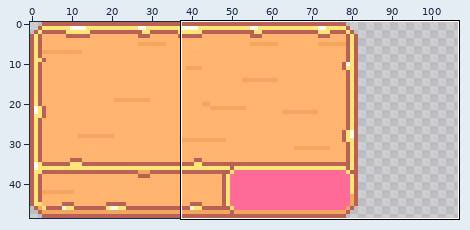
Sprite sheet -- resource/Shop_Panel_Decr.png. Above: a wide view before the commit, with the close-up outlined.
Close-up. As it was:
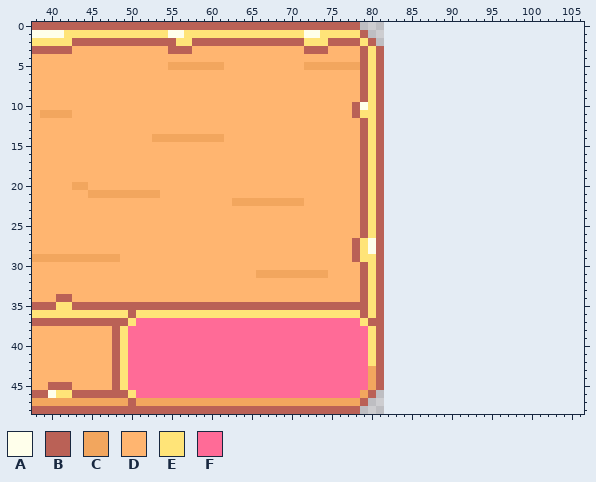
The file is 82x49 pixels. Shown: x 38..106, y 0..48. The old version is drawn lined up with the new one, on the new canvas.
Palette (. is transparent): A #ffffeb  B #ba6156  C #f2a65e  D #ffb570  E #ffe478  F #ff6b97
Pixels before (only the part around the change), first column x 41:
 0 BBBBBBBBBBBBBBBBBBBBBBBBBBBBBBBBBBBBBB............................
 1 AEEEEEEEEEEEEEAAEEEEEEEEEEEEEEEAAEEEEEB...........................
 2 EEBBBBBBBBBBBBBEEBBBBBBBBBBBBBBEEEBBBBEB..........................
 3 BBDDDDDDDDDDDDBBBDDDDDDDDDDDDDDBBBDDDDBEB.........................
 4 DDDDDDDDDDDDDDDDDDDDDDDDDDDDDDDDDDDDDDBEB.........................
 5 DDDDDDDDDDDDDDCCCCCCCDDDDDDDDDDCCCCCCCBEB.........................
 6 DDDDDDDDDDDDDDDDDDDDDDDDDDDDDDDDDDDDDDBEB.........................
 7 DDDDDDDDDDDDDDDDDDDDDDDDDDDDDDDDDDDDDDBEB.........................
 8 DDDDDDDDDDDDDDDDDDDDDDDDDDDDDDDDDDDDDDBEB.........................
 9 DDDDDDDDDDDDDDDDDDDDDDDDDDDDDDDDDDDDDDBEB.........................
10 DDDDDDDDDDDDDDDDDDDDDDDDDDDDDDDDDDDDDBAEB.........................
11 CCDDDDDDDDDDDDDDDDDDDDDDDDDDDDDDDDDDDBEEB.........................
12 DDDDDDDDDDDDDDDDDDDDDDDDDDDDDDDDDDDDDDBEB.........................
13 DDDDDDDDDDDDDDDDDDDDDDDDDDDDDDDDDDDDDDBEB.........................
14 DDDDDDDDDDDDCCCCCCCCCDDDDDDDDDDDDDDDDDBEB.........................
15 DDDDDDDDDDDDDDDDDDDDDDDDDDDDDDDDDDDDDDBEB.........................
16 DDDDDDDDDDDDDDDDDDDDDDDDDDDDDDDDDDDDDDBEB.........................
17 DDDDDDDDDDDDDDDDDDDDDDDDDDDDDDDDDDDDDDBEB.........................
18 DDDDDDDDDDDDDDDDDDDDDDDDDDDDDDDDDDDDDDBEB.........................
19 DDDDDDDDDDDDDDDDDDDDDDDDDDDDDDDDDDDDDDBEB.........................
20 DDCCDDDDDDDDDDDDDDDDDDDDDDDDDDDDDDDDDDBEB.........................
21 DDDDCCCCCCCCCDDDDDDDDDDDDDDDDDDDDDDDDDBEB.........................
22 DDDDDDDDDDDDDDDDDDDDDDCCCCCCCCCDDDDDDDBEB.........................
23 DDDDDDDDDDDDDDDDDDDDDDDDDDDDDDDDDDDDDDBEB.........................
24 DDDDDDDDDDDDDDDDDDDDDDDDDDDDDDDDDDDDDDBEB.........................
25 DDDDDDDDDDDDDDDDDDDDDDDDDDDDDDDDDDDDDDBEB.........................
26 DDDDDDDDDDDDDDDDDDDDDDDDDDDDDDDDDDDDDDBEB.........................
27 DDDDDDDDDDDDDDDDDDDDDDDDDDDDDDDDDDDDDBEAB.........................
28 DDDDDDDDDDDDDDDDDDDDDDDDDDDDDDDDDDDDDBEAB.........................
29 CCCCCCCCDDDDDDDDDDDDDDDDDDDDDDDDDDDDDBEEB.........................
30 DDDDDDDDDDDDDDDDDDDDDDDDDDDDDDDDDDDDDDBEB.........................
31 DDDDDDDDDDDDDDDDDDDDDDDDDCCCCCCCCCDDDDBEB.........................
32 DDDDDDDDDDDDDDDDDDDDDDDDDDDDDDDDDDDDDDBEB.........................
33 DDDDDDDDDDDDDDDDDDDDDDDDDDDDDDDDDDDDDDBEB.........................
34 BBDDDDDDDDDDDDDDDDDDDDDDDDDDDDDDDDDDDDBEB.........................
35 EEBBBBBBBBBBBBBBBBBBBBBBBBBBBBBBBBBBBBBEB.........................
36 EEEEEEEEEBEEEEEEEEEEEEEEEEEEEEEEEEEEEEBEB.........................
37 BBBBBBBBBEFFFFFFFFFFFFFFFFFFFFFFFFFFFFEBB.........................
38 DDDDDDDBEFFFFFFFFFFFFFFFFFFFFFFFFFFFFFFEB.........................
39 DDDDDDDBEFFFFFFFFFFFFFFFFFFFFFFFFFFFFFFEB.........................
40 DDDDDDDBEFFFFFFFFFFFFFFFFFFFFFFFFFFFFFFEB.........................
41 DDDDDDDBEFFFFFFFFFFFFFFFFFFFFFFFFFFFFFFEB.........................
42 DDDDDDDBEFFFFFFFFFFFFFFFFFFFFFFFFFFFFFFEB.........................
43 DDDDDDDBEFFFFFFFFFFFFFFFFFFFFFFFFFFFFFFCB.........................
44 DDDDDDDBEFFFFFFFFFFFFFFFFFFFFFFFFFFFFFFCB.........................
45 BBDDDDDBEFFFFFFFFFFFFFFFFFFFFFFFFFFFFFFCB.........................
46 EEBBBBBBBEFFFFFFFFFFFFFFFFFFFFFFFFFFFFCB..........................
47 CCCCCCCCCBCCCCCCCCCCCCCCCCCCCCCCCCCCCCB...........................
48 BBBBBBBBBBBBBBBBBBBBBBBBBBBBBBBBBBBBBB............................
The result:
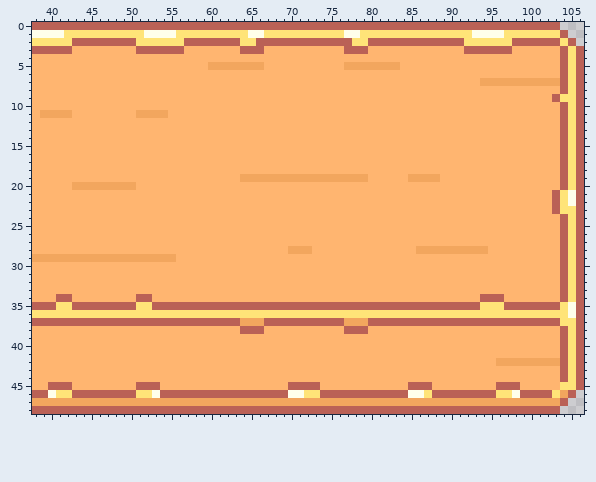
Changes in this commit:
canvas 82x49 -> 107x49
Changed rows in their new state; - is an unchanged pixel.
first column x 45:
 0 ----------------------------------BBBBBBBBBBBBBBBBBBBBBBBBB---
 1 -------AAA-E--------AA-----EE---AAEEEEEEEEEEEEEEAAAAEEEEEEEB--
 2 ------EEEEE-B------EE------BBB---E--BBBBBBBBBBBEEEEEEBBBBBBEB-
 3 ------BBBB--D------BBB-----DDD--BB-DDDDDDDDDDDDBBBBBBDDDDDDBEB
 4 ----------------------------------DDDDDDDDDDDDDDDDDDDDDDDDDBEB
 5 ----------DDDDD--CCCCC-----DDDDD--CCCCCDDDDDDDDDDDDDDDDDDDDBEB
 6 ----------------------------------DDDDDDDDDDDDDDDDDDDDDDDDDBEB
 7 ----------------------------------DDDDDDDDDDDDDDDCCCCCCCCCCBEB
 8 ----------------------------------DDDDDDDDDDDDDDDDDDDDDDDDDBEB
 9 ----------------------------------DDDDDDDDDDDDDDDDDDDDDDDDBEEB
10 ---------------------------------DDDDDDDDDDDDDDDDDDDDDDDDDDBEB
11 ------CCCC-----------------------DDDDDDDDDDDDDDDDDDDDDDDDDDBEB
12 ----------------------------------DDDDDDDDDDDDDDDDDDDDDDDDDBEB
13 ----------------------------------DDDDDDDDDDDDDDDDDDDDDDDDDBEB
14 --------DDDDDDDDD-----------------DDDDDDDDDDDDDDDDDDDDDDDDDBEB
15 ----------------------------------DDDDDDDDDDDDDDDDDDDDDDDDDBEB
16 ----------------------------------DDDDDDDDDDDDDDDDDDDDDDDDDBEB
17 ----------------------------------DDDDDDDDDDDDDDDDDDDDDDDDDBEB
18 ----------------------------------DDDDDDDDDDDDDDDDDDDDDDDDDBEB
19 -------------------CCCCCCCCCCCCCCCCDDDDDCCCCDDDDDDDDDDDDDDDBEB
20 CCCCCC----------------------------DDDDDDDDDDDDDDDDDDDDDDDDDBEB
21 DDDDDDDDD-------------------------DDDDDDDDDDDDDDDDDDDDDDDDBEAB
22 ------------------DDDDDDDDD-------DDDDDDDDDDDDDDDDDDDDDDDDBEAB
23 ----------------------------------DDDDDDDDDDDDDDDDDDDDDDDDBEEB
24 ----------------------------------DDDDDDDDDDDDDDDDDDDDDDDDDBEB
25 ----------------------------------DDDDDDDDDDDDDDDDDDDDDDDDDBEB
26 ----------------------------------DDDDDDDDDDDDDDDDDDDDDDDDDBEB
27 ---------------------------------DDDDDDDDDDDDDDDDDDDDDDDDDDBEB
28 -------------------------CCC-----DDDDDDDDCCCCCCCCCDDDDDDDDDBEB
29 ----CCCCCCC----------------------DDDDDDDDDDDDDDDDDDDDDDDDDDBEB
30 ----------------------------------DDDDDDDDDDDDDDDDDDDDDDDDDBEB
31 ---------------------DDDDDDDDD----DDDDDDDDDDDDDDDDDDDDDDDDDBEB
32 ----------------------------------DDDDDDDDDDDDDDDDDDDDDDDDDBEB
33 ----------------------------------DDDDDDDDDDDDDDDDDDDDDDDDDBEB
34 ------BB--------------------------DDDDDDDDDDDDDDDBBBDDDDDDDBEB
35 ------EE---------------------------B-BBBBBBBBBBBBEEEBBBBBBBEAB
36 -----E----------------------------E-EEEEEEEEEEEEEEEEEEEEEEEEAB
37 -----BBBBBBBBBBBBBBCCCBBBBBBBBBBCCC--BBBBBBBBBBBBBBBBBBBBBBEEB
38 ---DDDDDDDDDDDDDDDDBBBDDDDDDDDDDBBBDDDDDDDDDDDDDDDDDDDDDDDDBEB
39 ---DDDDDDDDDDDDDDDDDDDDDDDDDDDDDDDDDDDDDDDDDDDDDDDDDDDDDDDDBEB
40 ---DDDDDDDDDDDDDDDDDDDDDDDDDDDDDDDDDDDDDDDDDDDDDDDDDDDDDDDDBEB
41 ---DDDDDDDDDDDDDDDDDDDDDDDDDDDDDDDDDDDDDDDDDDDDDDDDDDDDDDDDBEB
42 ---DDDDDDDDDDDDDDDDDDDDDDDDDDDDDDDDDDDDDDDDDDDDDDDDCCCCCCCCBEB
43 ---DDDDDDDDDDDDDDDDDDDDDDDDDDDDDDDDDDDDDDDDDDDDDDDDDDDDDDDDBEB
44 ---DDDDDDDDDDDDDDDDDDDDDDDDDDDDDDDDDDDDDDDDDDDDDDDDDDDDDDDDBEB
45 ---DDDBBBDDDDDDDDDDDDDDDDBBBBDDDDDDDDDDDBBBDDDDDDDDBBBDDDDDEEB
46 -----BEEABBBBBBBBBBBBBBBBAAEEBBBBBB-BBBBAAEBBBBBBBBEEABBBBECB-
47 -----C----------------------------CCCCCCCCCCCCCCCCCCCCCCCCCB--
48 ----------------------------------BBBBBBBBBBBBBBBBBBBBBBBBB---
